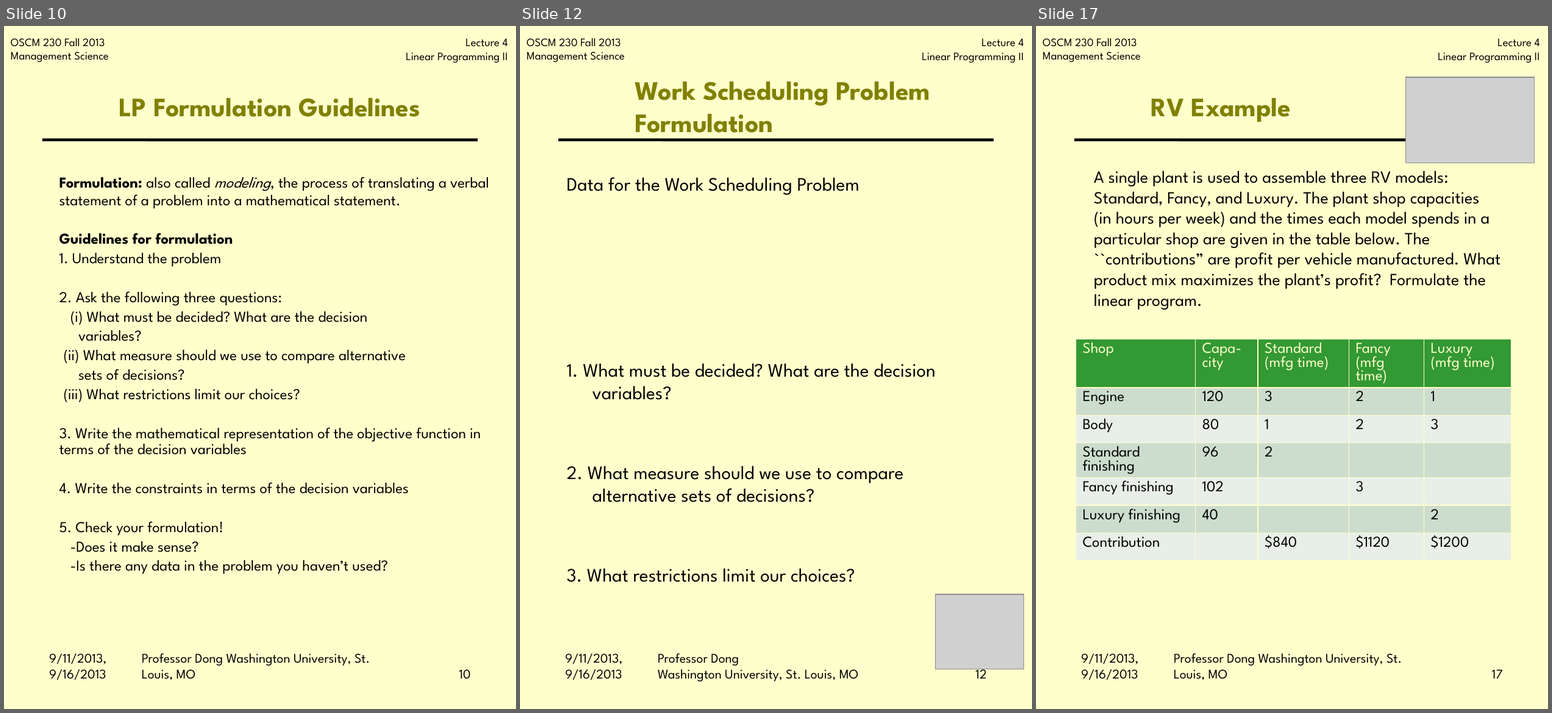
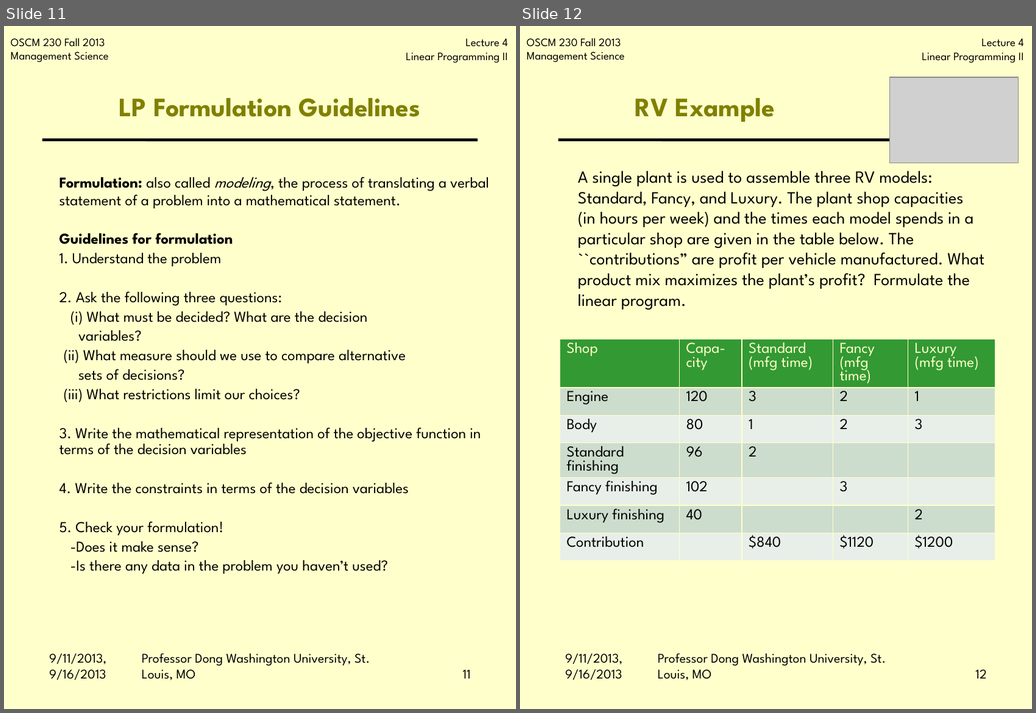
Before and after one commit to jbf232/OSCM230, a slide deck: Fall 2015/Lectures/Lecture 2 Simplex /Lecture_2_simplex.pptx. Shown side by side, each under a label of ours: slides 10, 12 and 17 before the commit, slides 11 and 12 after it; the slides between them are not shown. The pictures are 1552x713 and 1036x713 pixels, drawn with LibreOffice and Linux fonts; fonts in the diff are those of the drawing; grey boxes stand for pictures; background and template pictures are left out. Boxes give left, top, right and bottom in pixels: in the first picture for what was removed or moved away, otherwise in the second. Text is boxed around its words. In the diff, an @@ line names an element or a change of style, - is before the commit and + after.

```diff
--- a/Fall 2015/Lectures/Lecture 2 Simplex /Lecture_2_simplex.pptx
+++ b/Fall 2015/Lectures/Lecture 2 Simplex /Lecture_2_simplex.pptx
@@ slide 12 removed at [520,26,1032,709], background #FFFFCC; not listed: 3 template elements that a slide beside it also shows @@
@@ title removed at [635,82,931,140] @@
-Work Scheduling Problem Formulation
@@ text removed at [567,177,936,582] @@
-Data for the Work Scheduling Problem
-1. What must be decided? What are the decision variables?
-2. What measure should we use to compare alternative sets of decisions?
-3. What restrictions limit our choices?
@@ picture removed at [935,595,1024,670] @@
@@ text removed at [565,654,622,680] @@
-9/11/2013, 9/16/2013
@@ text removed at [658,653,859,682] @@
-Professor Dong
-Washington University, St. Louis, MO
@@ page number removed at [976,666,987,679] @@
-12
@@ what was slide 10 is now slide 11 @@
@@ page number at [463,670,471,679]: text changed @@
-10
+11
@@ what was slide 17 is now slide 12 @@
@@ page number at [976,670,987,679]: text changed @@
-17
+12
```
Also in this commit, not shown: 2 slides changed, 1 slide added, 5 other slides removed, 7 other files.
